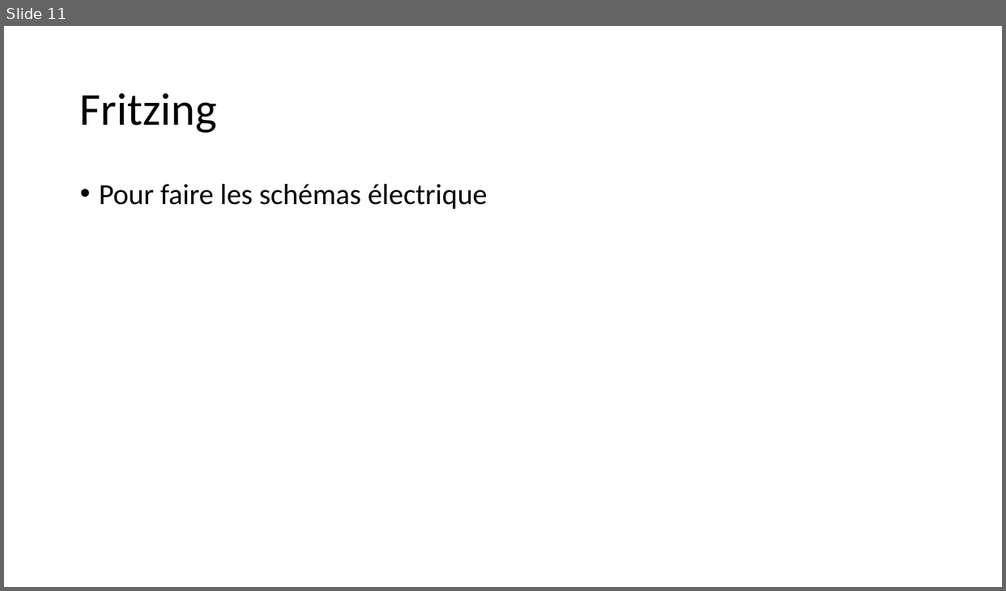
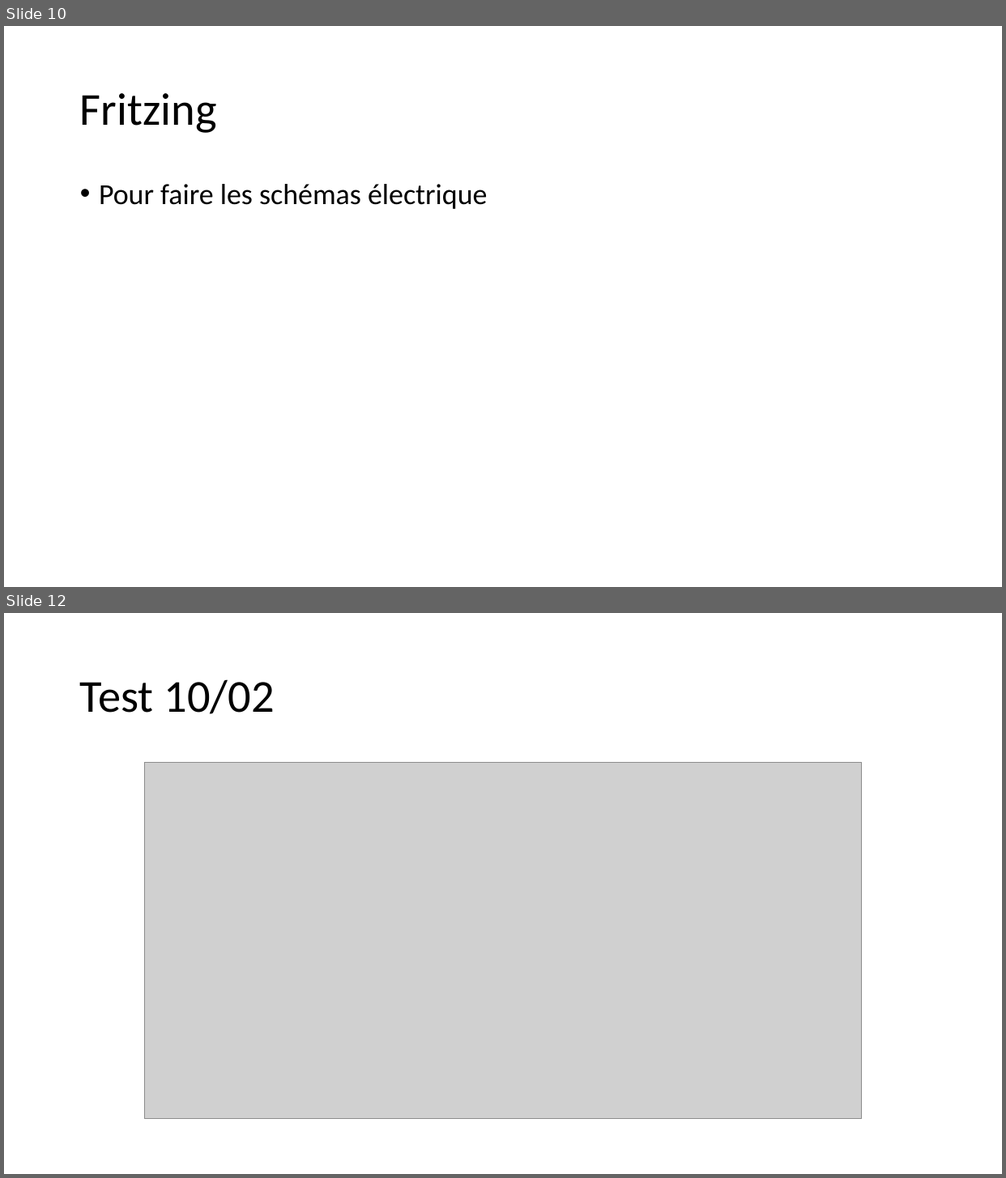
Before and after one commit to AurelienNiebes/SEMI-BA3-GPS3-GPS-Tracker-ESP8266, a slide deck: Notes.pptx. Shown one above the other, each under a label of ours: slide 11 before the commit, slides 10 and 12 after it; the slides between them are not shown. The pictures are 1006x591 and 1006x1178 pixels, drawn with LibreOffice and Linux fonts; fonts in the diff are those of the drawing; grey boxes stand for pictures. Boxes give left, top, right and bottom in pixels: in the first picture for what was removed or moved away, otherwise in the second. Text is boxed around its words. In the diff, an @@ line names an element or a change of style, - is before the commit and + after.

```diff
--- a/Notes.pptx
+++ b/Notes.pptx
@@ slide 12 added at (4,613,1002,1174), background #FFFFFF @@
@@ title added at (80,679,275,714), 44 pt, text #000000 @@
+Test 10/02
@@ picture added at (145,763,862,1119) @@
@@ what was slide 11 is now slide 10 @@
```
Also in this commit, not shown: 2 slides changed, 1 other slide added, 1 slide removed.
